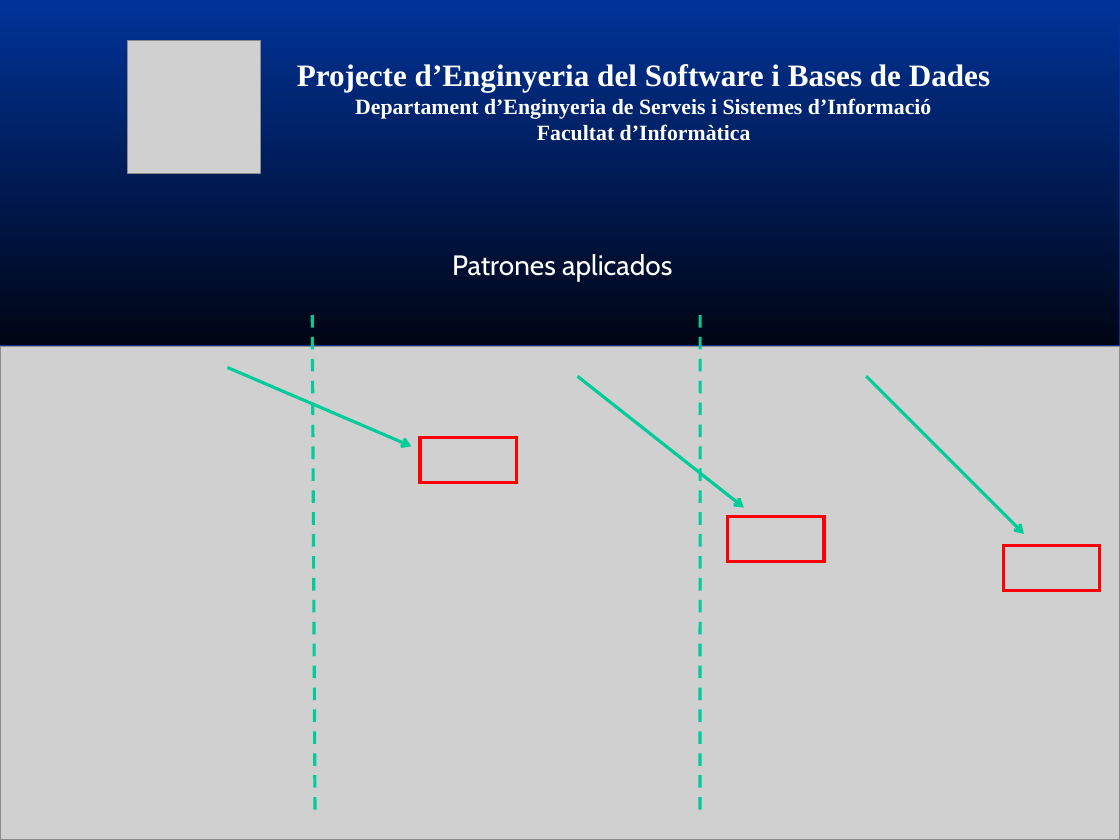
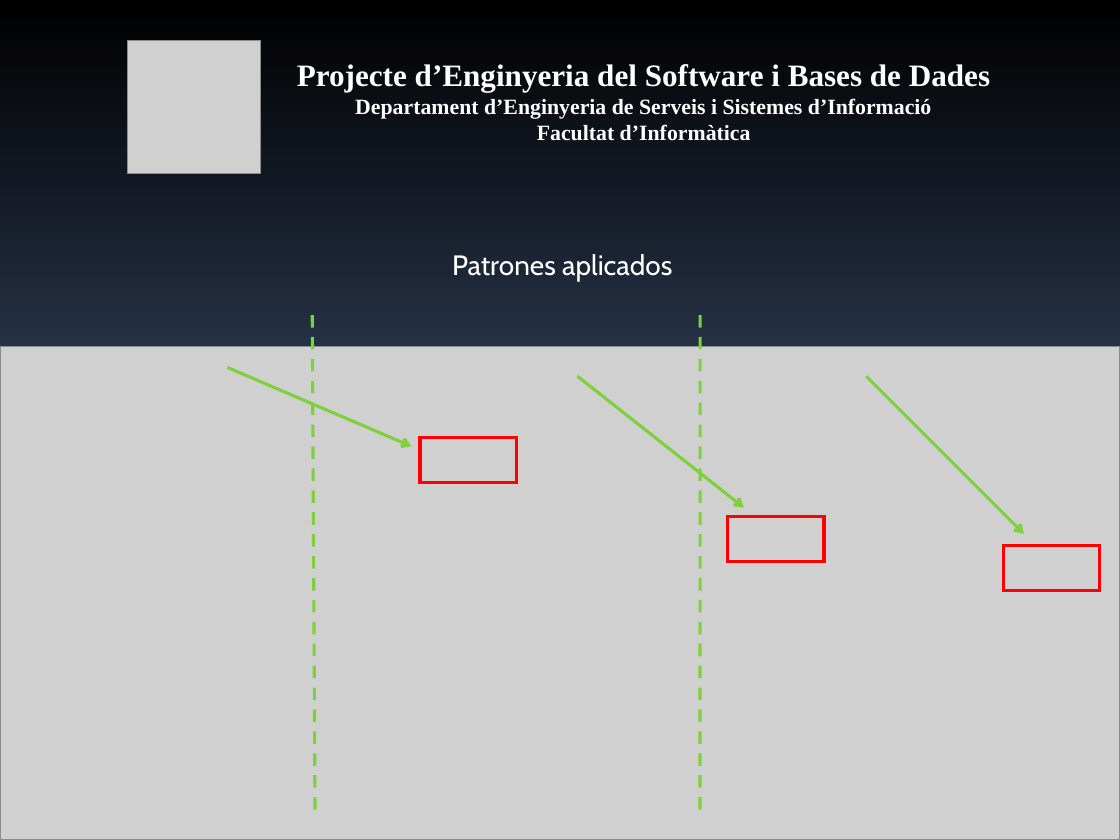
Before and after one commit to mvm9289/escfib, a slide deck: slide 17 of Docs/0910Q2-08-E-1.0-Presentacion.ppt (slide 16 before the commit). Drawn at 1120x840 pixels with LibreOffice and Linux fonts; fonts in the diff are those of the drawing; grey boxes stand for pictures. Boxes give left, top, right and bottom in pixels: in the first picture for what was removed or moved away, otherwise in the second. Text is boxed around its words. In the diff, an @@ line names an element or a change of style, - is before the commit and + after.

Commit message:
presentacion

```diff
--- a/Docs/0910Q2-08-E-1.0-Presentacion.ppt
+++ b/Docs/0910Q2-08-E-1.0-Presentacion.ppt
@@ background #003399 to gradient #000000 to #5A77A9 @@
@@ group removed at [0,0,1119,839]: 5 freeform shapes @@
@@ line (312, 315) - (315, 814): stroke #00CC99 2.01 pt dashed to #7FD13B 2.01 pt dashed @@
@@ line (700, 315) - (700, 814): stroke #00CC99 2.01 pt dashed to #7FD13B 2.01 pt dashed @@
@@ arrow (227, 367) - (411, 446): stroke #00CC99 2.01 pt to #7FD13B 2.01 pt @@
@@ arrow (578, 376) - (744, 507): stroke #00CC99 2.01 pt to #7FD13B 2.01 pt @@
@@ arrow (866, 376) - (1024, 534): stroke #00CC99 2.01 pt to #7FD13B 2.01 pt @@
```
Also in this commit, not shown: 21 other slides changed, 1 slide added, 1 other file.
